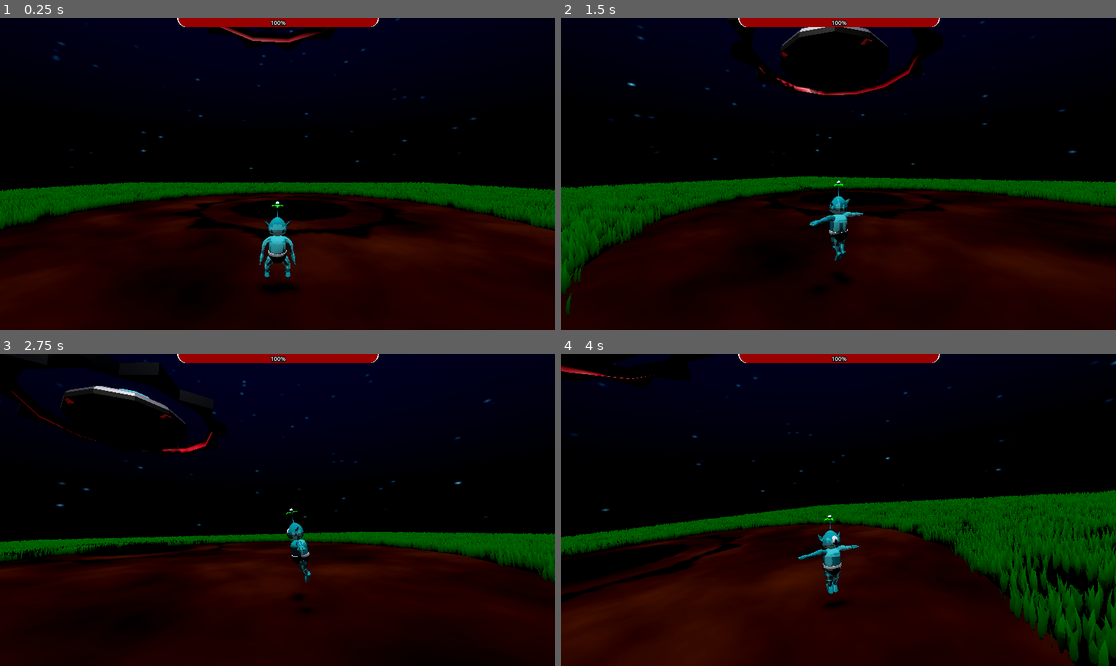
Above: before the commit, frames 1-4 (two rows, left to right).
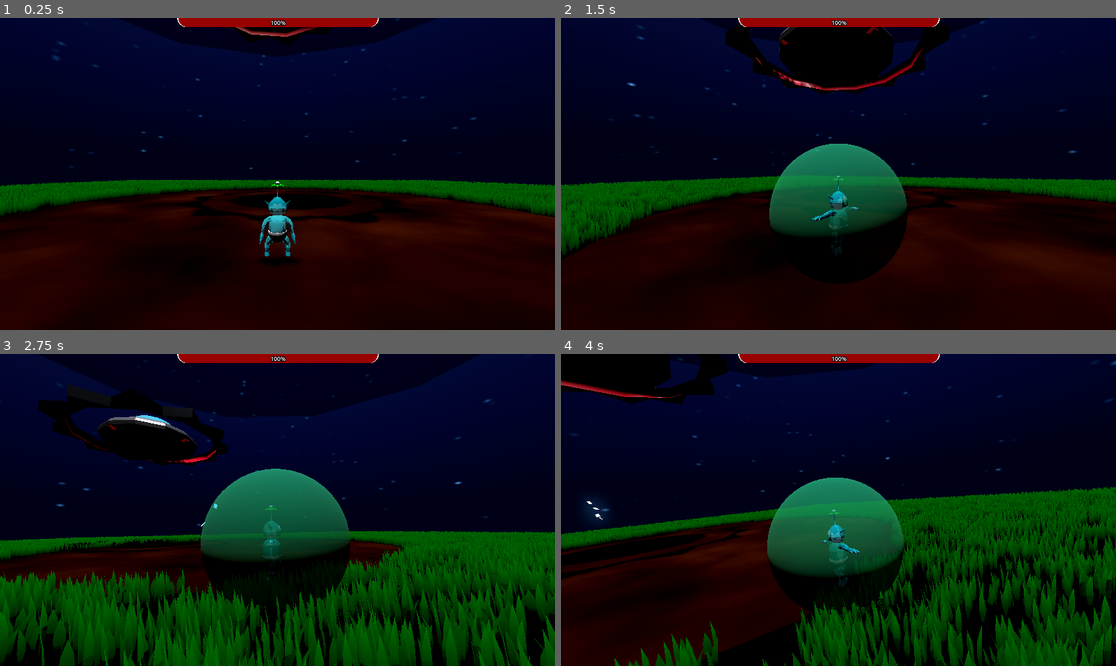
Above: after the commit, the same moments.

Repository: Mushroom-Queen/AlienBaby
Game: Godot game, scene res://level.tscn
Two runs of this game, one before a commit and one after it. Both use one fixed random seed, a clock stepped at 60 frames per second and the inputs below.
Inputs (mouse positions are in pixels of both pictures, inside the frame that each line leads up to):
- Up to frame 1 (0.25 s): no input
- Up to frame 2 (1.5 s): move the mouse to (866, 174) at 0.52 s; hold Middle mouse button (spin) 0.53-1.28 s; hold W (forward) from 0.53 s (still down); tap Space (roll) at 0.6 s; move the mouse to (810, 174) at 1.27 s; tap Middle mouse button (spin) at 1.35 s
- Up to frame 3 (2.75 s): keep holding W (forward); tap Space (roll) at 1.55 s; move the mouse to (288, 503) at 2.02 s; hold Middle mouse button (spin) from 2.03 s (still down); click (288, 503) at 2.1 s
- Up to frame 4 (4 s): keep holding W (forward); move the mouse to (832, 516) at 2.77 s; release Middle mouse button (spin) at 2.78 s; tap Space (roll) at 2.85 s; move the mouse to (877, 513) at 3.52 s; hold Middle mouse button (spin) from 3.53 s (still down)

The runs differ from the first frame. In frame 1, 44% of the frame differs, in the area x 0-100%, y 0-88%; in frame 2, 43%; in frame 3, 68%, in the area x 0-100%, y 0-100%; in frame 4, 64%.

Commit message:
Init shield, bug fixes

Diff:
--- a/enemy_boss_ship.gd
+++ b/enemy_boss_ship.gd
@@ -10,7 +10,7 @@
 
 # New shooting-related variables
 const SHOOT_COOLDOWN = 2.0
-const BOLT_SPEED = 10.0
+const BOLT_SPEED = 12.0
 const BOLT_LIFETIME = 3.0
 const BOLT_MASS = 20.0
 var can_shoot := true
@@ -254,22 +254,26 @@
 	material.transparency = BaseMaterial3D.TRANSPARENCY_ALPHA
 	bolt_mesh.material_override = material
 
-	# Create collision shape
+	# Create collision shape using cylinder
 	var collision = CollisionShape3D.new()
-	var capsule_shape = CapsuleShape3D.new()
-	capsule_shape.radius = BOLT_WIDTH
-	capsule_shape.height = SEGMENT_LENGTH * SEGMENTS
-	collision.shape = capsule_shape
+	var cylinder_shape = CylinderShape3D.new()
+	cylinder_shape.radius = BOLT_WIDTH
+	cylinder_shape.height = SEGMENT_LENGTH * SEGMENTS
+	collision.shape = cylinder_shape
+	# Rotate cylinder to align with bolt direction
+	collision.rotation_degrees.x = 90
 	bolt_body.add_child(collision)
 
-	# Create damage area
+	# Create damage area with cylinder
 	var damage_area = Area3D.new()
 	damage_area.name = "DamageArea"
 	var area_collision = CollisionShape3D.new()
-	var area_shape = CapsuleShape3D.new()
+	var area_shape = CylinderShape3D.new()
 	area_shape.radius = BOLT_WIDTH * 2
 	area_shape.height = SEGMENT_LENGTH * SEGMENTS
 	area_collision.shape = area_shape
+	# Rotate cylinder to align with bolt direction
+	area_collision.rotation_degrees.x = 90
 	damage_area.add_child(area_collision)
 	bolt_body.add_child(damage_area)
 
@@ -278,7 +282,7 @@
 
 	# Setup physics
 	bolt_body.add_collision_exception_with(self)
-	var direction = (player.global_position - firing_gun.global_position - Vector3(0,1,0)).normalized()
+	var direction = (player.global_position - firing_gun.global_position + Vector3(0,.1,0)).normalized()
 	bolt_body.linear_velocity = direction * BOLT_SPEED
 
 	# Add metadata for lifetime tracking
--- a/level.tscn
+++ b/level.tscn
@@ -1,8 +1,9 @@
-[gd_scene load_steps=19 format=3 uid="uid://bbifcfy8xulk7"]
+[gd_scene load_steps=20 format=3 uid="uid://bbifcfy8xulk7"]
 
 [ext_resource type="PackedScene" uid="uid://dqmsn6rv6ppgx" path="res://player.tscn" id="1_55w0c"]
 [ext_resource type="PackedScene" uid="uid://cj2gr1pk6ycu6" path="res://ground_grass_import.tscn" id="2_jx0al"]
 [ext_resource type="PackedScene" uid="uid://div2thil5r16p" path="res://ground_dirt_import.tscn" id="3_urap5"]
+[ext_resource type="Material" uid="uid://b28s1xvhvila8" path="res://materials/out_of_bounds.tres" id="4_yvq0c"]
 [ext_resource type="Material" uid="uid://cu88gmtcasker" path="res://materials/far_grass.tres" id="5_isp2k"]
 [ext_resource type="PackedScene" uid="uid://dbdmsxikfyete" path="res://enemy_boss_ship.tscn" id="5_s7o6r"]
 [ext_resource type="Material" uid="uid://dg5ah45lvuq0q" path="res://materials/moon.tres" id="6_uygu2"]
@@ -76,7 +77,7 @@
 shadow_enabled = true
 
 [node name="player" parent="." instance=ExtResource("1_55w0c")]
-transform = Transform3D(-1, 0, -2.98023e-08, 0, 1, 0, 2.98023e-08, 0, -1, 0, 1.10101, -2)
+transform = Transform3D(-1, 0, -2.98023e-08, 0, 1, 0, 2.98023e-08, 0, -1, 0, 0.0278369, -2)
 top_level = true
 
 [node name="ground_grass2" parent="." instance=ExtResource("2_jx0al")]
@@ -87,13 +88,13 @@
 [node name="ground" type="StaticBody3D" parent="."]
 
 [node name="outside_wall_mesh" type="MeshInstance3D" parent="ground"]
-transform = Transform3D(1, 0, 0, 0, 1, 0, 0, 0, 1, 0, 12.8116, 0)
-visible = false
+transform = Transform3D(1, 0, 0, 0, 1, 0, 0, 0, 1, 0, 12.582, 0)
+material_override = ExtResource("4_yvq0c")
 mesh = SubResource("CylinderMesh_yjhkq")
 skeleton = NodePath("../..")
 
 [node name="CollisionShape3D2" type="CollisionShape3D" parent="ground"]
-transform = Transform3D(1, 0, 0, 0, 1, 0, 0, 0, 1, 0, 12.8116, 0)
+transform = Transform3D(1, 0, 0, 0, 1, 0, 0, 0, 1, 0, 12.582, 0)
 shape = SubResource("ConcavePolygonShape3D_syjkt")
 
 [node name="CollisionShape3D" type="CollisionShape3D" parent="ground"]
@@ -101,7 +102,7 @@
 shape = SubResource("BoxShape3D_kr0ry")
 
 [node name="far_grass" type="MeshInstance3D" parent="ground"]
-transform = Transform3D(1, 0, 0, 0, 1, 0, 0, 0, 1, 0, -4.59828, 0)
+transform = Transform3D(1, 0, 0, 0, 1, 0, 0, 0, 1, 0, -4.508, 0)
 mesh = SubResource("SphereMesh_pp22o")
 surface_material_override/0 = ExtResource("5_isp2k")
 
--- /dev/null
+++ b/materials/out_of_bounds.tres
@@ -0,0 +1,8 @@
+[gd_resource type="StandardMaterial3D" format=3 uid="uid://b28s1xvhvila8"]
+
+[resource]
+transparency = 1
+albedo_color = Color(0.0675, 0.112125, 0.45, 0.172549)
+emission_enabled = true
+emission = Color(0.1372, 0.20188, 0.49, 1)
+emission_energy_multiplier = 0.2
--- /dev/null
+++ b/materials/sheild.tres
@@ -0,0 +1,5 @@
+[gd_resource type="StandardMaterial3D" format=3 uid="uid://tnsup0sefsh2"]
+
+[resource]
+transparency = 1
+albedo_color = Color(0.0364, 0.52, 0.33462, 0.756863)
--- a/player.gd
+++ b/player.gd
@@ -17,6 +17,7 @@
 @onready var collision_right = $CollisionShapeRight
 @onready var arm_bone_left = $player/Armature/Skeleton3D/left_arm
 @onready var arm_bone_right = $player/Armature/Skeleton3D/right_arm
+@onready var shield = $shield
 
 const MOVEMENT_FORCE = 140.0
 const FRICTION_FORCE = 10.0
@@ -62,8 +63,11 @@
 var spin_count = 0
 var spin_timeout = 0.0
 var attack_timer = 0.0
+var world
 
 func _ready():
+	world = find_world()
+
 	lock_rotation = true
 	freeze = false
 	contact_monitor = true
@@ -72,14 +76,25 @@
 	can_sleep = false
 	animation_tree.active = true
 	spring_arm_pivot.top_level = true
-	spring_arm_pivot.position.y = -0.5
+	spring_arm_pivot.position.y = .44
 
 	spring_arm.add_excluded_object(self)
+	spring_arm.add_excluded_object(shield)
 	Input.set_mouse_mode(Input.MOUSE_MODE_CAPTURED)
 	mesh.rotation = Vector3(0, -PI, 0)
 	initial_mesh_position = mesh.position
 	camera_original_position = spring_arm.position
 	camera_original_rotation = spring_arm.rotation
+	shield.add_collision_exception_with(self)
+
+func find_world(node=get_tree().root) -> Node:
+	if node.name.to_lower() == "world":
+		return node
+	for child in node.get_children():
+		var found = find_world(child)
+		if found:
+			return found
+	return null
 
 func update_life_leafs():
 	if life != life_rendered:
@@ -90,7 +105,7 @@
 		leaf4.visible = life >= 1
 
 func update_camera(delta: float) -> void:
-	spring_arm_pivot.global_position = global_position + Vector3(0, -0.5, 0)
+	spring_arm_pivot.global_position = global_position + Vector3(0, 0.44, 0)
 
 	dizzy_time += delta * DIZZY_SWAY_SPEED * (1.0 + dizziness * 0.5)
 
@@ -111,6 +126,8 @@
 	spring_arm.position = spring_arm.position.lerp(offset, CAMERA_LERP_SPEED)
 
 func hurt():
+	if is_spinning:
+		return
 	if hurt_counter > 0:
 		print("Can't touch this")
 		return
@@ -151,6 +168,33 @@
 		spring_arm_pivot.rotate_y(-event.relative.x * .005)
 		spring_arm.rotate_x(-event.relative.y * .005)
 		spring_arm.rotation.x = clamp(spring_arm.rotation.x, -PI/3, PI/3)
+
+func shield_youself():
+	global_position = shield.global_position - Vector3(0,.26,0)
+	armature.rotate_y(get_process_delta_time() * 10)
+
+func init_shield():
+	if not shield.visible:
+		mesh.rotation = Vector3(0,0,0)
+		animation_tree.set("parameters/spin/request", true)
+		shield.set_deferred("global_position", global_position)
+		shield.set_deferred("linear_velocity", linear_velocity)
+		shield.set_deferred("mass", 100)
+		shield.visible = true
+
+func stop_spin():
+	spin_count += 1
+	if spin_count >= 2:
+		dizziness = min(dizziness + POST_SPIN_DIZZ_COST, MAX_DIZZINESS)
+		spin_count = 0
+	if not Input.is_action_pressed("spin"):
+		action_state = ActionState.IDLE
+		shield.visible = false
+		shield.mass = 0
+		armature.rotation.y = 0
+	else:
+		animation_tree.set("parameters/spin/request", true)
+
 
 func _integrate_forces(state: PhysicsDirectBodyState3D) -> void:
 	update_life_leafs()
@@ -175,17 +219,7 @@
 		action_state = ActionState.IDLE
 		mesh.rotation = Vector3(0, -PI, 0)
 	elif prev_is_spinning and !is_spinning:  # When spin ends
-		spin_count += 1
-		if spin_count >= 2:
-			dizziness = min(dizziness + POST_SPIN_DIZZ_COST, MAX_DIZZINESS)
-			spin_count = 0
-		action_state = ActionState.IDLE
-		mesh.rotation = Vector3(0, -PI, 0)
-		mesh.position = initial_mesh_position
-		lock_rotation = true
-		angular_damp = SPIN_ANGULAR_DAMP
-		transform.basis = Basis.IDENTITY.rotated(Vector3.UP, PI)
-		state.angular_velocity = Vector3.ZERO
+		stop_spin()
 
 	if dizziness > 0:
 		dizziness -= SPIN_DIZZ_RESET_SPEED * state.step
@@ -198,13 +232,10 @@
 			if not is_spinning:
 				action_state = ActionState.SPIN
 				is_spinning = true
-				lock_rotation = false
-				transform.basis = Basis.IDENTITY
-				mesh.position.y += 0.15
 				spin_timeout = SPIN_RESET_TIME
 			if not animation_tree.get("parameters/spin/active"):
-				animation_tree.set("parameters/spin/request", true)
-				state.angular_velocity = Vector3(0, SPIN_POWER, 0)
+				init_shield()
+
 
 	# Reset spin count after timeout
 	if spin_timeout > 0:
@@ -225,7 +256,8 @@
 		armature.rotation.y = spring_arm_pivot.rotation.y + PI
 		state.apply_central_force(direction * MOVEMENT_FORCE * 0.5)
 	elif is_spinning:
-		state.apply_central_force(direction * MOVEMENT_FORCE * 0.2)
+		#state.apply_central_force(direction * MOVEMENT_FORCE * 0.2)
+		shield_youself()
 	elif is_rolling:
 		roll_timer += state.step
 		var roll_progress = roll_timer / ROLL_DURATION
@@ -258,6 +290,7 @@
 
 	animation_tree.set("parameters/walk/blend_position", current_velocity.length() / MAX_VELOCITY)
 
+
 func _process(delta):
 	collision_left.global_position = arm_bone_left.global_position
 	collision_left.global_rotation = arm_bone_left.global_rotation
--- a/player.tscn
+++ b/player.tscn
@@ -1,10 +1,11 @@
-[gd_scene load_steps=21 format=3 uid="uid://dqmsn6rv6ppgx"]
+[gd_scene load_steps=22 format=3 uid="uid://dqmsn6rv6ppgx"]
 
 [ext_resource type="Script" path="res://player.gd" id="1_1k1m1"]
 [ext_resource type="PackedScene" uid="uid://b605jqe26p6tc" path="res://player.glb" id="2_do2bg"]
 [ext_resource type="PackedScene" uid="uid://cpl5phpdfqy26" path="res://leaf.tscn" id="3_170er"]
 [ext_resource type="Material" uid="uid://ck0ae2vgmu4fp" path="res://materials/skin.tres" id="3_l1lie"]
 [ext_resource type="PackedScene" uid="uid://bdd5yetvu57ol" path="res://laser.tscn" id="4_ob358"]
+[ext_resource type="PackedScene" uid="uid://dv2sexdhx0vh6" path="res://shield.tscn" id="6_k4gfy"]
 
 [sub_resource type="CapsuleShape3D" id="CapsuleShape3D_xn0j4"]
 margin = 0.004
@@ -76,58 +77,59 @@
 node_connections = [&"TimeScale", 0, &"walk", &"TimeScale 2", 0, &"roll_animation", &"TimeScale 3", 0, &"Animation 2",  …(190 unchanged characters)…
 
 [node name="player" type="RigidBody3D"]
-transform = Transform3D(1, 0, 0, 0, 1, 0, 0, 0, 1, 0, 1, 0)
 mass = 6.8
 script = ExtResource("1_1k1m1")
 
 [node name="CollisionShape3D" type="CollisionShape3D" parent="."]
-transform = Transform3D(1, 0, 0, 0, 1, 0, 0, 0, 1, 0, -0.845442, 0)
+transform = Transform3D(1, 0, 0, 0, 1, 0, 0, 0, 1, 0, 0.195235, 0)
 shape = SubResource("CapsuleShape3D_xn0j4")
 
 [node name="CollisionShapeLeft" type="CollisionShape3D" parent="."]
+transform = Transform3D(1, 0, 0, 0, 1, 0, 0, 0, 1, 0, 0.206852, 0)
 shape = SubResource("CapsuleShape3D_b42st")
 
 [node name="CollisionShapeRight" type="CollisionShape3D" parent="."]
+transform = Transform3D(1, 0, 0, 0, 1, 0, 0, 0, 1, 0, 0.234224, 0)
 shape = SubResource("CapsuleShape3D_b42st")
 
 [node name="player" parent="." instance=ExtResource("2_do2bg")]
-transform = Transform3D(0.5, 0, 0, 0, 0.5, 0, 0, 0, 0.5, 0, -1, 0)
+transform = Transform3D(0.5, 0, 0, 0, 0.5, 0, 0, 0, 0.5, 0, 0.0406768, 0)
 
 [node name="Skeleton3D" parent="player/Armature" index="0"]
 transform = Transform3D(-1, 0, -8.74228e-08, 0, 1, 0, 8.74228e-08, 0, -1, 0, 0, 0)
-bones/0/position = Vector3(0, 0.162953, 0)
-bones/0/rotation = Quaternion(0, 0.0514023, 0, 0.998678)
-bones/1/rotation = Quaternion(-0.000340962, -6.05685e-06, 0.037925, 0.999281)
+bones/0/position = Vector3(0, 0.163051, 0)
+bones/0/rotation = Quaternion(0, 0.0518943, 0, 0.998653)
+bones/1/rotation = Quaternion(-0.00034096, -6.18022e-06, 0.0382859, 0.999267)
 bones/2/rotation = Quaternion(0.000340939, -6.91616e-06, -0.000231822, 1)
 bones/3/rotation = Quaternion(3.64557e-23, -1.59801e-22, 5.49072e-12, 1)
 bones/5/position = Vector3(0.0642403, 0.216765, 1.53161e-08)
-bones/5/rotation = Quaternion(0.678797, 0.301606, -0.639558, 0.198079)
+bones/5/rotation = Quaternion(0.678945, 0.302086, -0.639331, 0.197569)
 bones/6/rotation = Quaternion(0.287239, -1.65125e-07, -1.36703e-07, 0.957859)
 bones/7/position = Vector3(0.0559364, 0.0181487, -0.000727577)
-bones/7/rotation = Quaternion(-0.025696, 0.35397, 0.894829, -0.270786)
+bones/7/rotation = Quaternion(-0.0262447, 0.355086, 0.894495, -0.270378)
 bones/7/scale = Vector3(1, 1, 1)
-bones/8/rotation = Quaternion(-0.372088, 0.0692013, -0.269171, 0.885612)
+bones/8/rotation = Quaternion(-0.371736, 0.0692188, -0.268916, 0.885836)
 bones/8/scale = Vector3(1, 1, 1)
-bones/9/rotation = Quaternion(0.619578, -0.0418751, -0.0109393, 0.783741)
+bones/9/rotation = Quaternion(0.618497, -0.0424438, -0.0109582, 0.784563)
 bones/9/scale = Vector3(1, 1, 1)
 bones/10/position = Vector3(-0.0642403, 0.216765, -1.53161e-08)
-bones/10/rotation = Quaternion(0.634634, -0.187157, 0.681889, 0.311834)
+bones/10/rotation = Quaternion(0.634351, -0.18654, 0.682058, 0.312408)
 bones/11/rotation = Quaternion(0.287239, 1.63435e-07, 1.31067e-07, 0.957859)
 bones/11/scale = Vector3(1, 1, 1)
 bones/12/position = Vector3(-0.0562189, 0.0170301, 0.00171231)
-bones/12/rotation = Quaternion(-0.0953365, 0.109415, 0.957415, 0.249593)
+bones/12/rotation = Quaternion(-0.0959553, 0.108361, 0.957632, 0.24898)
 bones/12/scale = Vector3(1, 1, 1)
-bones/13/rotation = Quaternion(-0.246225, -0.080821, 0.17868, 0.949165)
+bones/13/rotation = Quaternion(-0.244657, -0.0808733, 0.177542, 0.94978)
 bones/13/scale = Vector3(1, 1, 1)
-bones/14/rotation = Quaternion(0.683948, 0.0315498, 0.0521011, 0.726984)
+bones/14/rotation = Quaternion(0.683483, 0.0319927, 0.0525103, 0.727372)
 bones/14/scale = Vector3(1, 1, 1)
 bones/15/position = Vector3(0.102575, 0.112612, 0.259392)
 bones/15/scale = Vector3(1, 1, 1)
-bones/16/position = Vector3(0.104547, 0.0515651, 0.0354816)
+bones/16/position = Vector3(0.104547, 0.0517456, 0.0357832)
 bones/16/rotation = Quaternion(-0.00875622, 0.70983, -0.704263, 0.00882544)
 bones/17/position = Vector3(-0.102575, 0.112612, 0.259392)
 bones/17/scale = Vector3(1, 1, 1)
-bones/18/position = Vector3(-0.104547, 0.0328355, 0.00423852)
+bones/18/position = Vector3(-0.104547, 0.0328363, 0.00424027)
 bones/18/rotation = Quaternion(0.00875622, 0.70983, -0.704263, -0.00882544)
 
 [node name="body" parent="player/Armature/Skeleton3D" index="0"]
@@ -179,7 +181,7 @@
 material_override = ExtResource("3_l1lie")
 
 [node name="leafs" type="BoneAttachment3D" parent="player/Armature/Skeleton3D" index="20"]
-transform = Transform3D(0.991888, -0.074935, 0.102682, 0.0753331, 0.997158, 1.04173e-06, -0.10239, 0.00773434, 0.994714, -0.0210138, 0.690425, 0.0020558)
+transform = Transform3D(0.991732, -0.0756437, 0.103662, 0.0760533, 0.997104, 1.05169e-06, -0.103362, 0.00788282, 0.994613, -0.0212118, 0.690508, 0.00209735)
 bone_name = "leafs"
 bone_idx = 4
 
@@ -200,17 +202,17 @@
 transform = Transform3D(1.49012e-08, -3.52156e-09, -1, 0, 1, -2.32831e-10, 1, 0, 1.11759e-08, 0, 0, 0)
 
 [node name="left_arm" type="BoneAttachment3D" parent="player/Armature/Skeleton3D" index="21"]
-transform = Transform3D(-0.10141, 0.124809, -0.986985, 0.156092, -0.977815, -0.139688, -0.982523, -0.168226, 0.079679, 0.124199, 0.310825, -0.023764)
+transform = Transform3D(-0.102354, 0.124491, -0.986928, 0.157576, -0.977582, -0.139654, -0.982188, -0.16981, 0.0804428, 0.124165, 0.310939, -0.0239893)
 bone_name = "lowerarm.l"
 bone_idx = 6
 
 [node name="right_arm" type="BoneAttachment3D" parent="player/Armature/Skeleton3D" index="22"]
-transform = Transform3D(0.100843, -0.121595, 0.987444, 0.18772, -0.972351, -0.138907, 0.977032, 0.19937, -0.075229, -0.123972, 0.31121, 0.0259584)
+transform = Transform3D(0.10177, -0.121216, 0.987395, 0.189497, -0.972013, -0.138859, 0.976593, 0.201241, -0.0759517, -0.123934, 0.311331, 0.0262038)
 bone_name = "lowerarm.r"
 bone_idx = 11
 
 [node name="SpringArmPivot" type="Node3D" parent="."]
-transform = Transform3D(1, 0, 0, 0, 1, 0, 0, 0, 1, 0, -0.598539, 0)
+transform = Transform3D(1, 0, 0, 0, 1, 0, 0, 0, 1, 0, 0.442138, 0)
 
 [node name="SpringArm3D" type="SpringArm3D" parent="SpringArmPivot"]
 margin = 0.001
@@ -234,4 +236,6 @@
 parameters/spin/request = 0
 parameters/walk/blend_position = 1.0
 
+[node name="shield" parent="." instance=ExtResource("6_k4gfy")]
+
 [editable path="player"]
--- /dev/null
+++ b/shield.tscn
@@ -0,0 +1,26 @@
+[gd_scene load_steps=5 format=3 uid="uid://dv2sexdhx0vh6"]
+
+[ext_resource type="Material" uid="uid://tnsup0sefsh2" path="res://materials/sheild.tres" id="1_q8mxa"]
+
+[sub_resource type="PhysicsMaterial" id="PhysicsMaterial_edcwt"]
+friction = 0.0
+bounce = 1.0
+
+[sub_resource type="SphereShape3D" id="SphereShape3D_ls7e0"]
+radius = 0.325
+
+[sub_resource type="SphereMesh" id="SphereMesh_hh8jh"]
+radius = 0.325
+height = 0.65
+
+[node name="shield" type="RigidBody3D"]
+visible = false
+mass = 0.1
+physics_material_override = SubResource("PhysicsMaterial_edcwt")
+
+[node name="CollisionShape3D2" type="CollisionShape3D" parent="."]
+shape = SubResource("SphereShape3D_ls7e0")
+
+[node name="MeshInstance3D2" type="MeshInstance3D" parent="."]
+material_override = ExtResource("1_q8mxa")
+mesh = SubResource("SphereMesh_hh8jh")
